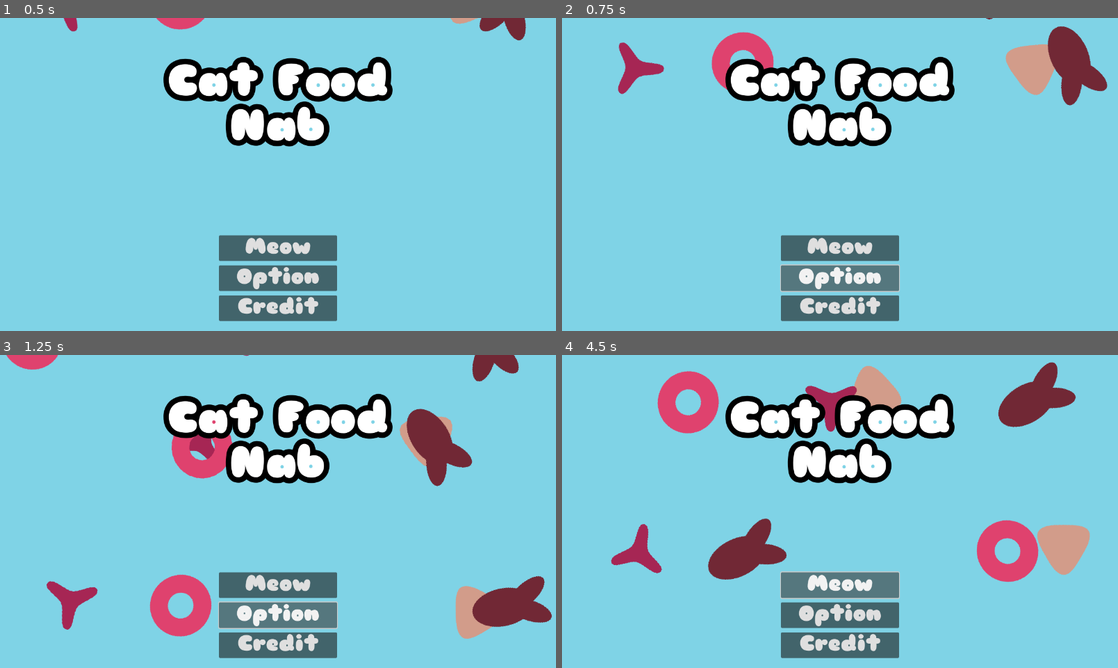
Above: before the commit, frames 1-4 (two rows, left to right).
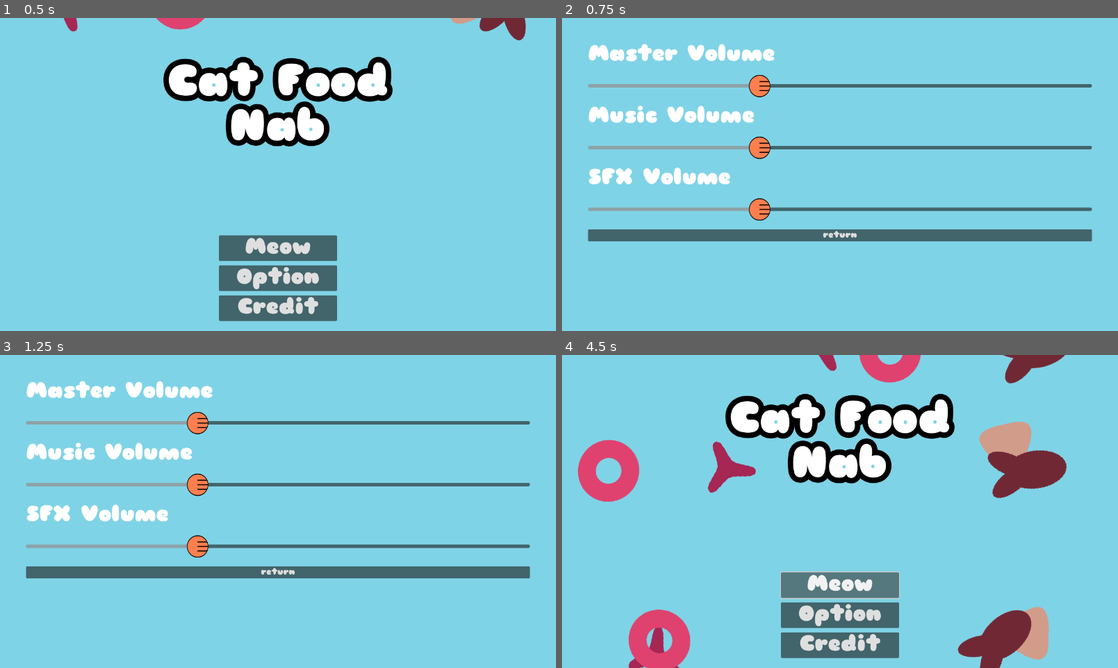
Above: after the commit, the same moments.

Repository: alexbernachi/GMTK-Game-Jam
Game: Godot game, scene res://scene/title_screen.tscn
Two runs of this game, one before a commit and one after it. Both use one fixed random seed, a clock stepped at 60 frames per second and the inputs below. Sound files missing from this copy of the repository are replaced by a short silence.
Inputs (mouse positions are in pixels of both pictures, inside the frame that each line leads up to):
- Up to frame 1 (0.5 s): no input
- Up to frame 2 (0.75 s): click "Option" at 0.5 s
- Up to frame 3 (1.25 s): no input
- Up to frame 4 (4.5 s): click (840, 570) at 1.25 s, where only the run after the commit has a clickable "return"; click "Meow" at 2 s; click "Meow" at 2.75 s; click "Meow" at 3.5 s; hold S (Decrease) from 4.28 s (still down)

Frame 1 is identical in both runs. In frame 2, 24% of the frame differs, in the area x 4-99%, y 0-97%; in frame 3, 28%, in the area x 1-100%, y 0-97%; in frame 4, 18%.

Commit message:
Fix audio auto format

Diff:
--- a/scene/option.gd
+++ b/scene/option.gd
@@ -19,11 +19,6 @@
 	MusicVol.value = db_to_linear(AudioServer.get_bus_volume_db(MusicBus))
 	SFXVol.value = db_to_linear(AudioServer.get_bus_volume_db(SFXBus))
 
-	#put the value from Db to linear to the slider
-	MasterVol.value = db_to_linear(MasterBus)
-	MusicVol.value = db_to_linear(MusicBus)
-	SFXVol.value = db_to_linear(SFXBus)
-
 
 
 func _on_master_slider_value_changed(value):
@@ -37,3 +32,7 @@
 func _on_sfx_slider_value_changed(value):
 	AudioServer.set_bus_volume_db(SFXBus, linear_to_db(value))
 	pass # Replace with function body.
+
+func _on_return_pressed() -> void:
+	get_tree().change_scene_to_file("res://scene/title_screen.tscn")
+	pass # Replace with function body.
--- a/scene/option.tscn
+++ b/scene/option.tscn
@@ -67,10 +67,11 @@
 max_value = 3.0
 step = 0.001
 
-[node name="Button" type="Button" parent="MarginContainer/VBoxContainer"]
+[node name="Return" type="Button" parent="MarginContainer/VBoxContainer"]
 layout_mode = 2
 text = "return"
 
 [connection signal="value_changed" from="MarginContainer/VBoxContainer/VolumeContainer/MasterSlider" to="." method="_on_master_slider_value_changed"]
 [connection signal="value_changed" from="MarginContainer/VBoxContainer/VolumeContainer/MusicSlider" to="." method="_on_music_slider_value_changed"]
 [connection signal="value_changed" from="MarginContainer/VBoxContainer/VolumeContainer/SFXSlider" to="." method="_on_sfx_slider_value_changed"]
+[connection signal="pressed" from="MarginContainer/VBoxContainer/Return" to="." method="_on_return_pressed"]
--- a/scene/title_screen.gd
+++ b/scene/title_screen.gd
@@ -8,7 +8,10 @@
 	get_tree().change_scene_to_file("res://scene/proto.tscn")
 	pass # Replace with function body.
 
-
 func _on_credit_pressed() -> void:
 	get_tree().change_scene_to_file("res://scene/credit.tscn")
 	pass # Replace with function body.
+
+func _on_option_pressed() -> void:
+	get_tree().change_scene_to_file("res://scene/option.tscn")
+	pass # Replace with function body.
--- a/scene/title_screen.tscn
+++ b/scene/title_screen.tscn
@@ -118,4 +118,5 @@
 bus = &"SFX"
 
 [connection signal="pressed" from="VBoxContainer/Start" to="." method="_on_start_pressed"]
+[connection signal="pressed" from="VBoxContainer/Option" to="." method="_on_option_pressed"]
 [connection signal="pressed" from="VBoxContainer/Credit" to="." method="_on_credit_pressed"]
Not shown: 7 places in First Theme.tres that only renumber resources
